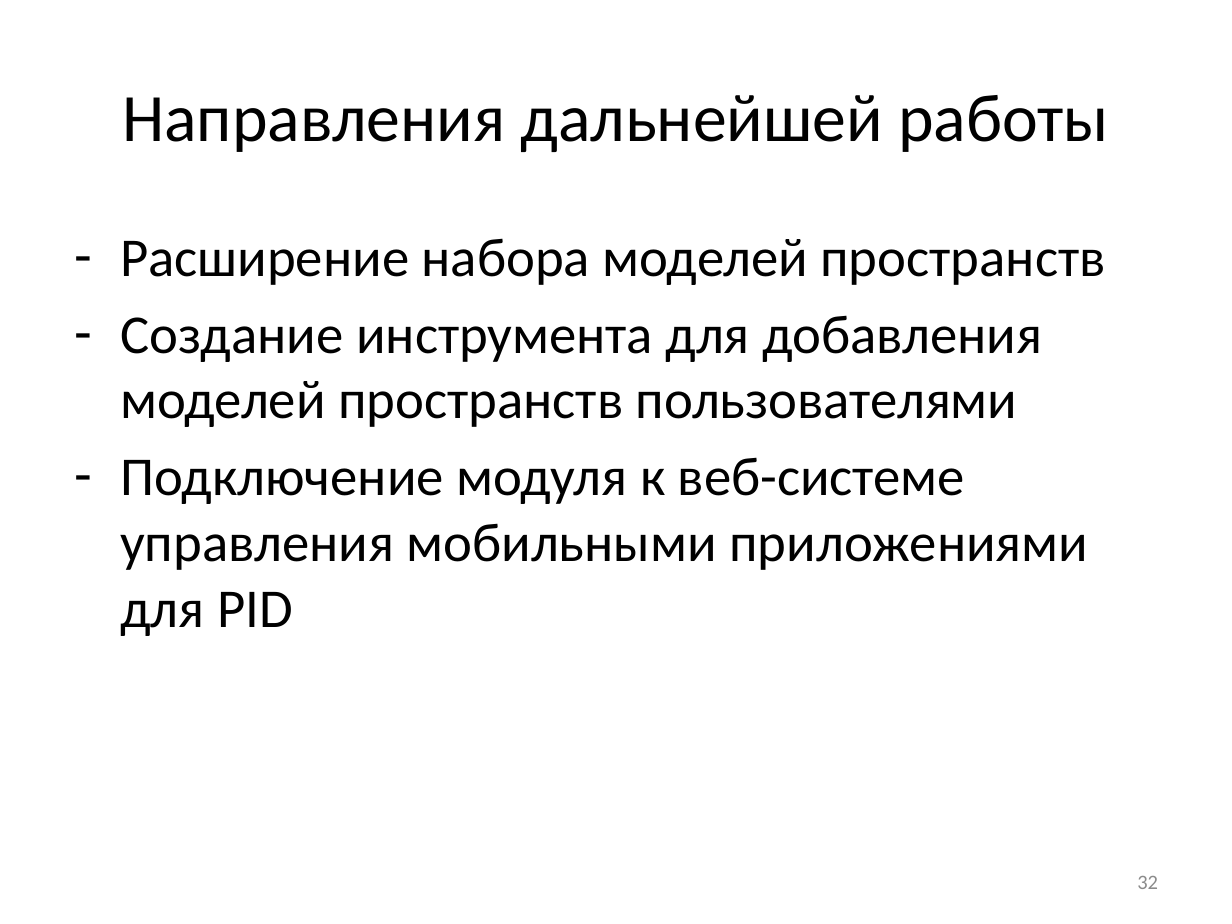
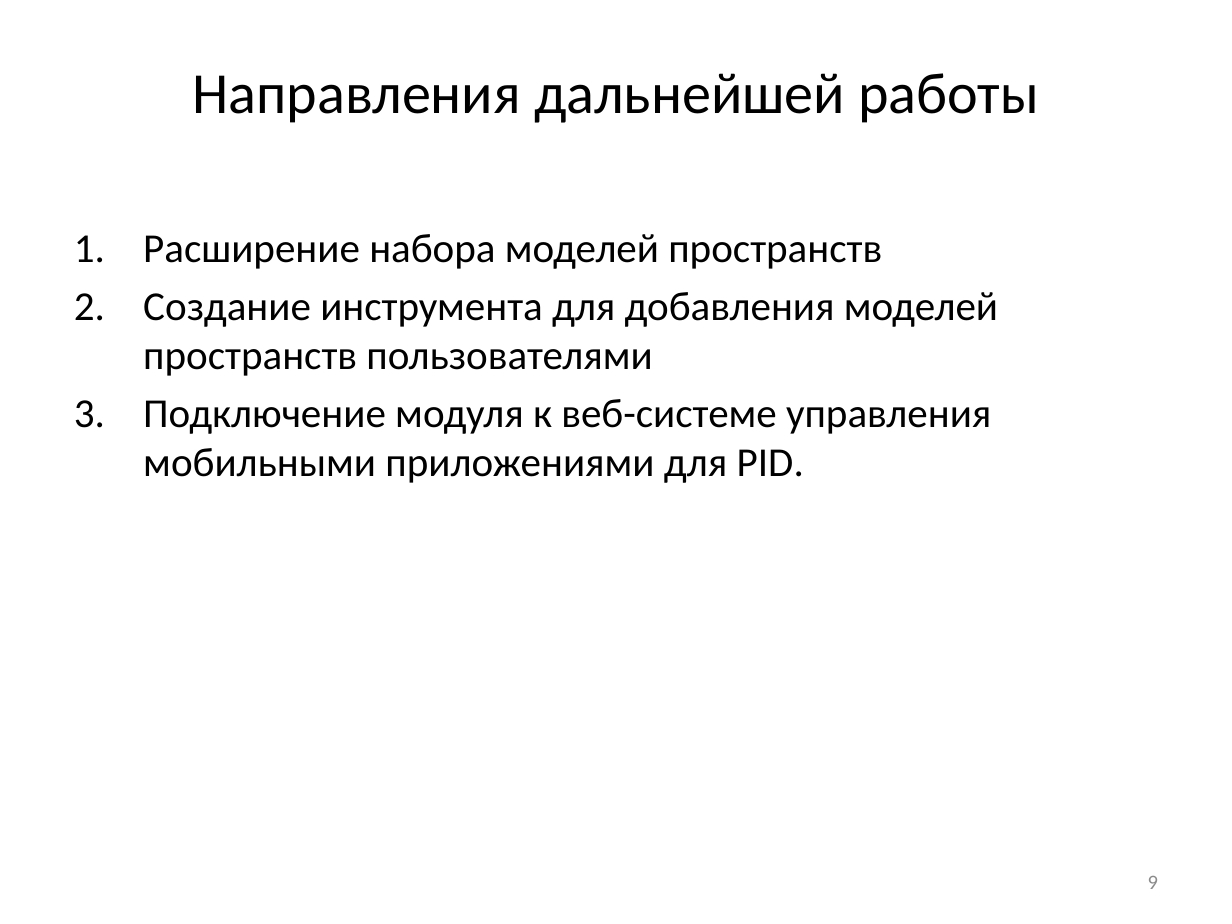
Before and after one commit to Dormou/2D-walkthrough-module, a slide deck: slide 9 of Documents/Волосникова И.А..pptx (slide 32 before the commit). Drawn at 1232x924 pixels with LibreOffice and Linux fonts; fonts in the diff are those of the drawing. Boxes give left, top, right and bottom in pixels: in the first picture for what was removed or moved away, otherwise in the second. Text is boxed around its words. In the diff, an @@ line names an element or a change of style, - is before the commit and + after.

```diff
--- a/Documents/Волосникова И.А..pptx
+++ b/Documents/Волосникова И.А..pptx
@@ text "Направления дальнейшей работы" at bbox=[193, 73, 1039, 123]: size 39.6 to 34 pt @@
@@ text at bbox=[143, 234, 998, 376]: size 32 to 24 pt in "Расширение набора моделей пространств", "Создание инструмента для добавления моделей пространств поль ..."; bullet - to 1.; less space between paragraphs @@
@@ text at bbox=[143, 399, 991, 483]: text changed; size 32 to 24 pt @@
-– Подключение модуля к веб-системе управления мобильными приложениями для PID
+3. Подключение модуля к веб-системе управления мобильными приложениями для PID.
@@ page number at bbox=[1148, 876, 1158, 889]: text changed @@
-32
+9
```
Also in this commit, not shown: 5 other slides changed, 4 slides added, 26 slides removed, 33 other files.
